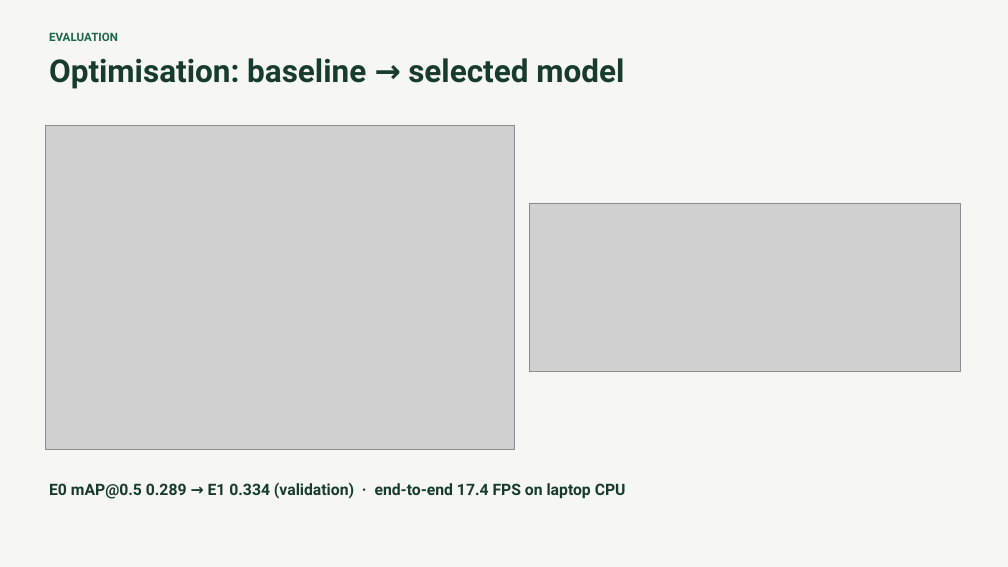
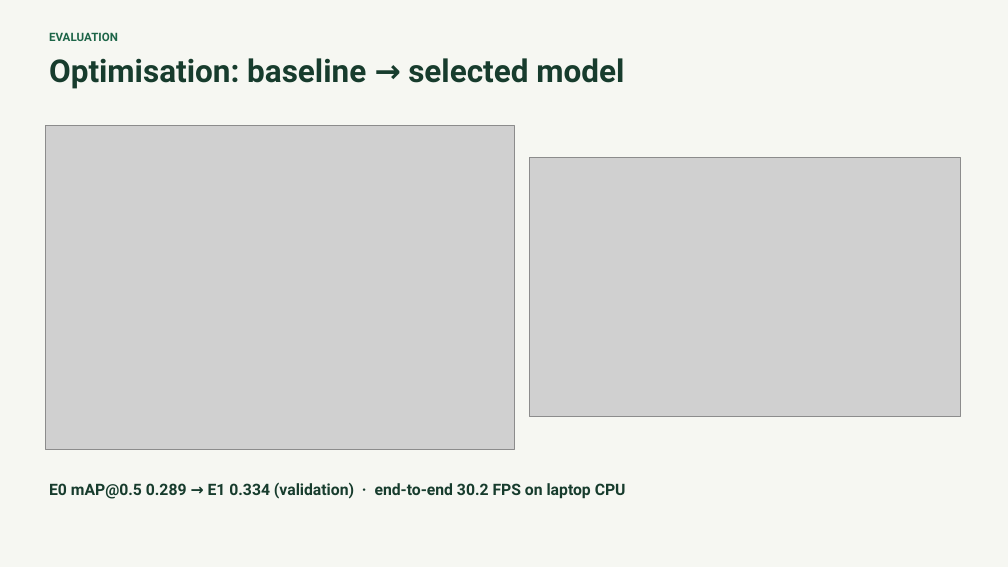
Before and after one commit to Nezraaaa/AniRoute, a slide deck: slide 12 of presentation/AniRoute_CSST106.pptx. Drawn at 1008x567 pixels with LibreOffice and Linux fonts; fonts in the diff are those of the drawing; grey boxes stand for pictures. Boxes give left, top, right and bottom in pixels: in the first picture for what was removed or moved away, otherwise in the second. Text is boxed around its words. In the diff, an @@ line names an element or a change of style, - is before the commit and + after.

```diff
--- a/presentation/AniRoute_CSST106.pptx
+++ b/presentation/AniRoute_CSST106.pptx
@@ picture: place and size @@
-picture at <box>529,203,960,371</box>
+picture at <box>529,158,960,417</box>
@@ text at <box>49,482,626,499</box>: text changed @@
-E0 mAP@0.5 0.289 → E1 0.334 (validation) · end-to-end 17.4 FPS on laptop CPU
+E0 mAP@0.5 0.289 → E1 0.334 (validation) · end-to-end 30.2 FPS on laptop CPU
```
Also in this commit, not shown: 5 other slides changed, 37 other files.
